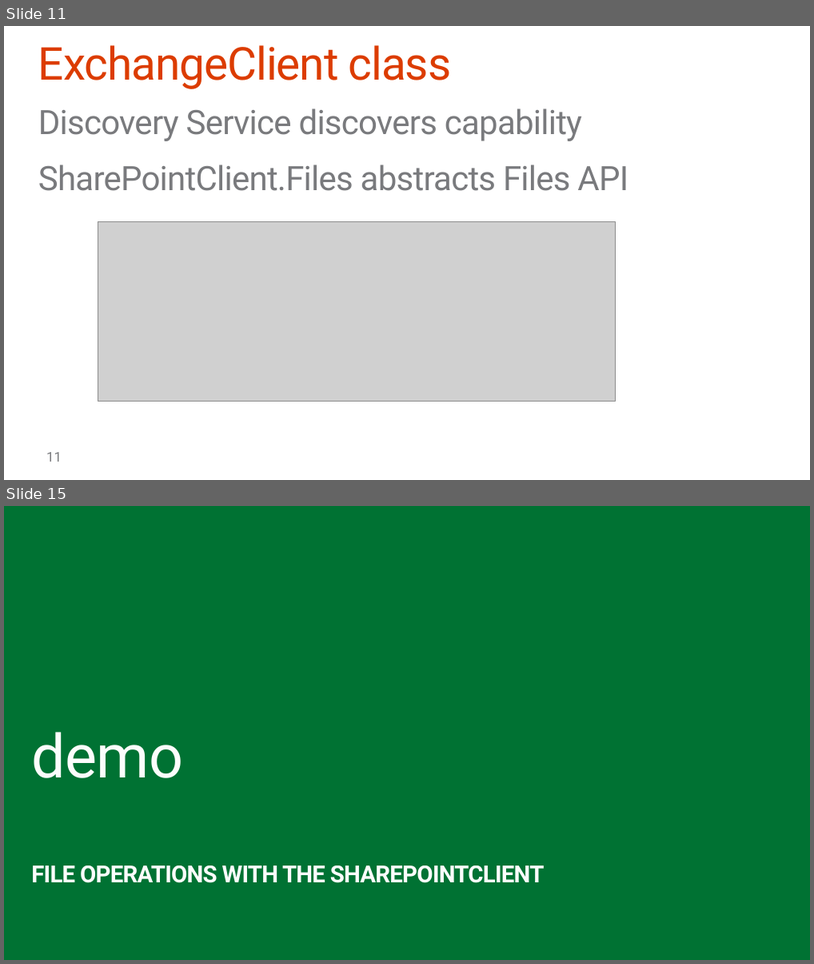
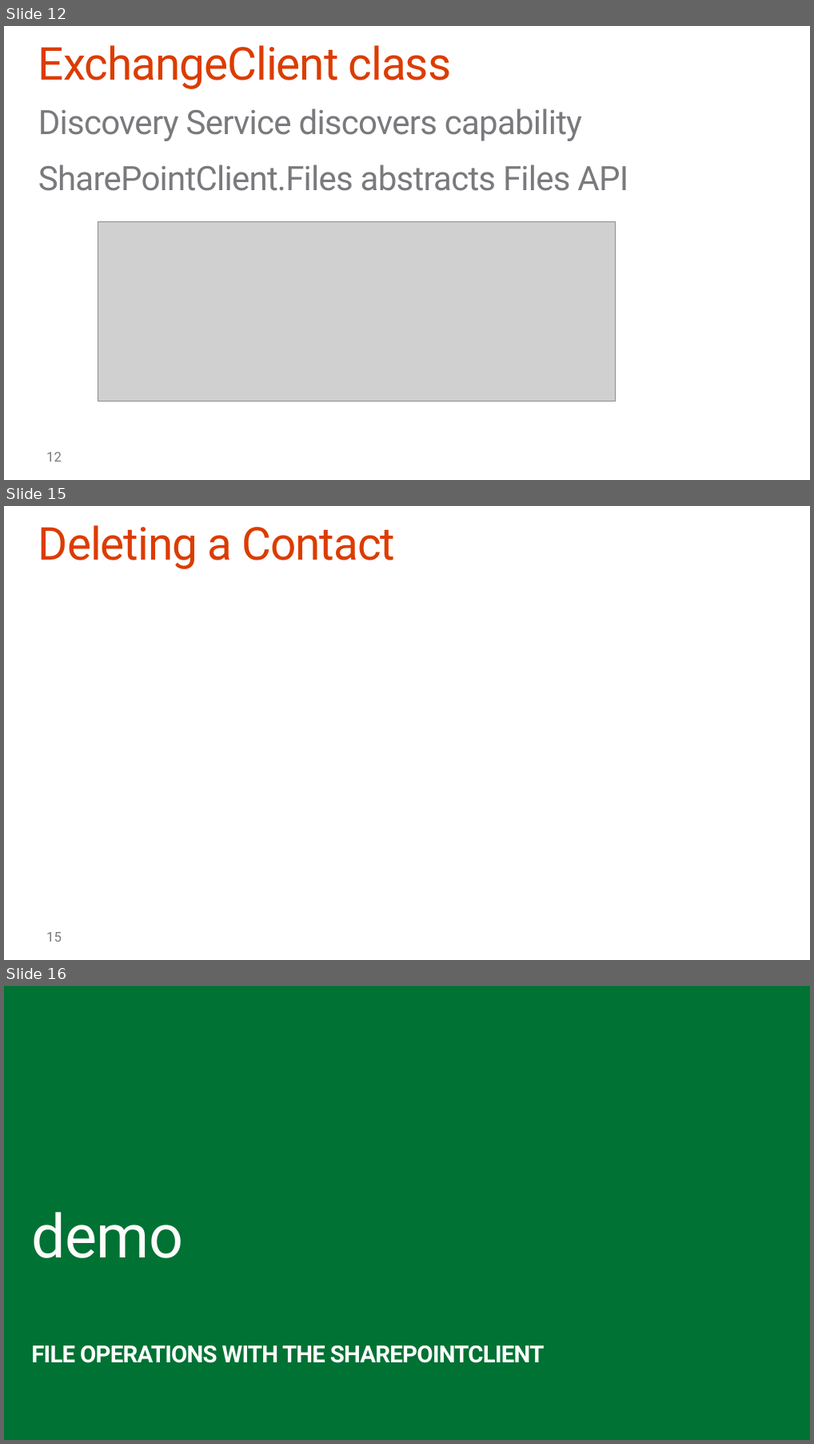
Before and after one commit to OfficeDev/TrainingContent, a slide deck: O3653-2 Deep Dive into Office 365 APIs for Calendar, Mail, and Contacts/O3653-2 Deep Dive into Office 365 APIs for Calendar, Mail, and Contacts.pptx. Shown one above the other, each under a label of ours: slides 11 and 15 before the commit, slides 12, 15 and 16 after it; the slides between them are not shown. The pictures are 814x964 and 814x1444 pixels, drawn with LibreOffice and Linux fonts; fonts in the diff are those of the drawing; grey boxes stand for pictures; background and template pictures are left out. Boxes give left, top, right and bottom in pixels: in the first picture for what was removed or moved away, otherwise in the second. Text is boxed around its words. In the diff, an @@ line names an element or a change of style, - is before the commit and + after.

```diff
--- a/O3653-2 Deep Dive into Office 365 APIs for Calendar, Mail, and Contacts/O3653-2 Deep Dive into Office 365 APIs for Calendar, Mail, and Contacts.pptx
+++ b/O3653-2 Deep Dive into Office 365 APIs for Calendar, Mail, and Contacts/O3653-2 Deep Dive into Office 365 APIs for Calendar, Mail, and Contacts.pptx
@@ slide 15 added at <box>4,506,810,960</box>, background #FFFFFF @@
@@ title added at <box>38,525,395,569</box>, 54 pt, text #DC3C00 @@
+Deleting a Contact
@@ page number added at <box>46,932,62,941</box>, 16 pt, text #797A7D @@
+15
@@ what was slide 11 is now slide 12 @@
@@ page number at <box>46,452,62,461</box>: text changed @@
-11
+12
@@ what was slide 15 is now slide 16 @@
```
Also in this commit, not shown: 3 slides changed, 3 other slides added, 3 slides removed.
